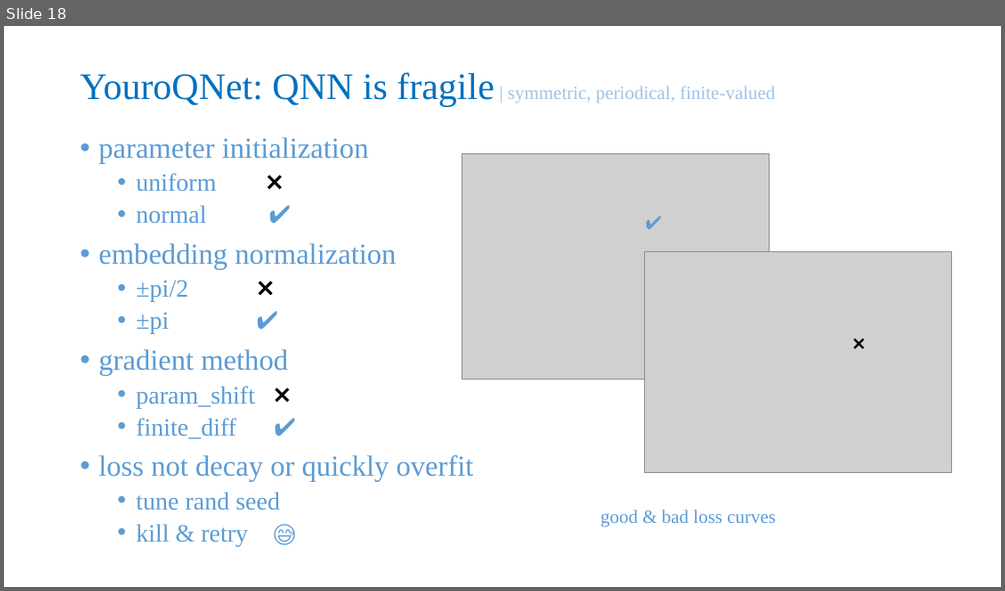
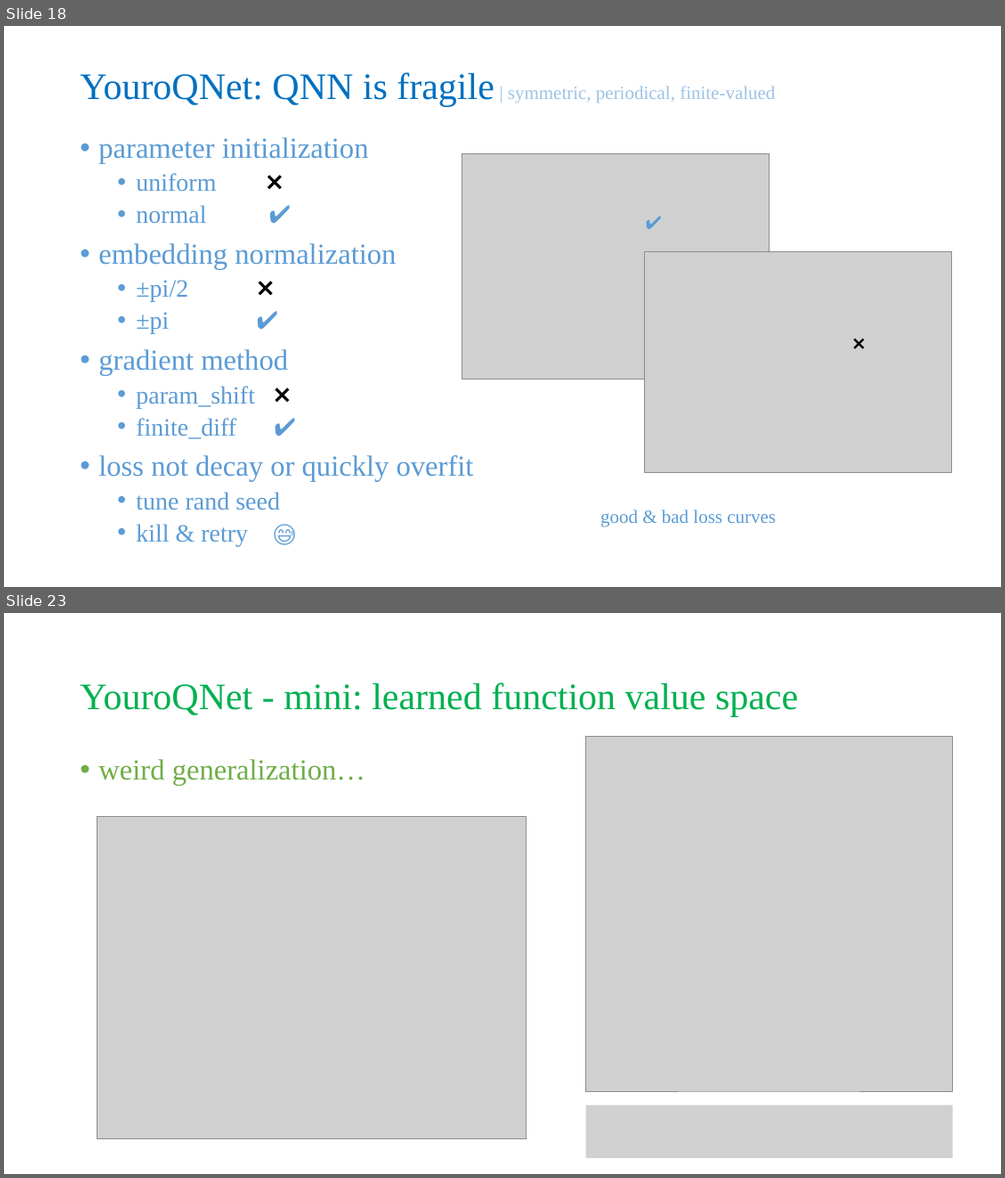
Before and after one commit to Kahsolt/YouroQNet, a slide deck: ref/YouroQNet.pptx. Shown one above the other, each under a label of ours: slide 18 before the commit, slides 18 and 23 after it; the slides between them are not shown. The pictures are 1005x591 and 1005x1178 pixels, drawn with LibreOffice and Linux fonts; fonts in the diff are those of the drawing; grey boxes stand for pictures. Boxes give left, top, right and bottom in pixels: in the first picture for what was removed or moved away, otherwise in the second. Text is boxed around its words. In the diff, an @@ line names an element or a change of style, - is before the commit and + after.

```diff
--- a/ref/YouroQNet.pptx
+++ b/ref/YouroQNet.pptx
@@ slide 23 added at [4,613,1001,1174], background #FFFFFF @@
@@ title added at [80,682,798,716], 36 pt, text #00B050 @@
+YouroQNet - mini: learned function value space
@@ picture added at [586,737,953,1091] @@
@@ text added at [98,759,365,786], 28 pt, text #70AD47 @@
+• weird generalization…
@@ picture added at [97,817,526,1139] @@
@@ picture added at [586,1105,953,1159] @@
```
Also in this commit, not shown: 11 slides changed, 7 other slides added, 2 slides removed, 2 other files.
